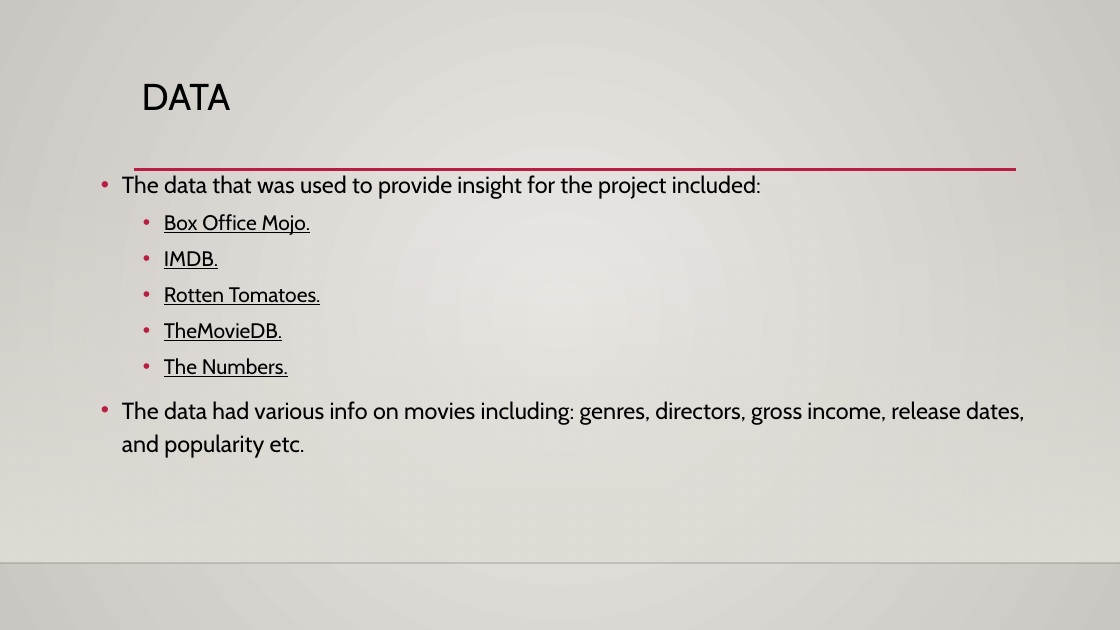
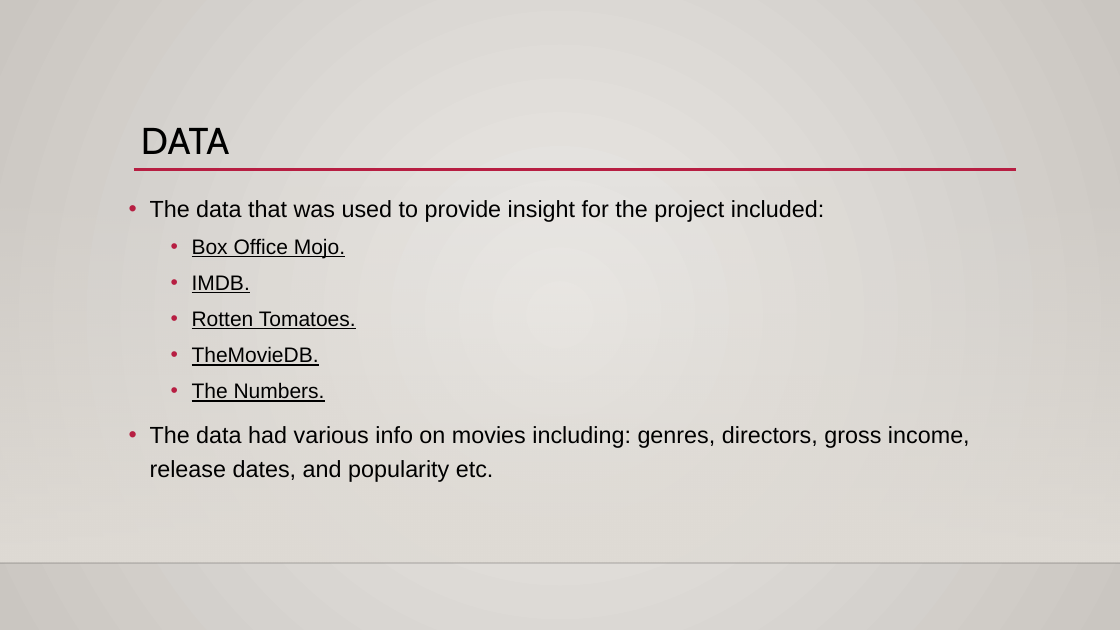
Before and after one commit to Abond1234/Dsc-Phase-2-project-2025, a slide deck: slide 5 of movie studio project.pptx (slide 4 before the commit). Drawn at 1120x630 pixels with LibreOffice and Linux fonts; fonts in the diff are those of the drawing; background and template pictures are left out. Boxes give left, top, right and bottom in pixels: in the first picture for what was removed or moved away, otherwise in the second. Text is boxed around its words. In the diff, an @@ line names an element or a change of style, - is before the commit and + after.

Commit message:
Update movie studio project presentation

```diff
--- a/movie studio project.pptx
+++ b/movie studio project.pptx
@@ title "DATA" moved from (x1=142, y1=84, x2=231, y2=110) to (x1=141, y1=128, x2=230, y2=154) @@
@@ text "The data that was used ..." moved from (x1=122, y1=175, x2=1024, y2=458) to (x1=150, y1=200, x2=970, y2=482) @@
@@ text "The data that was used ..." at (x1=150, y1=200, x2=970, y2=482): font Cabin to Arial @@
```
Also in this commit, not shown: 11 other slides changed, 9 slides added, 2 slides removed.
